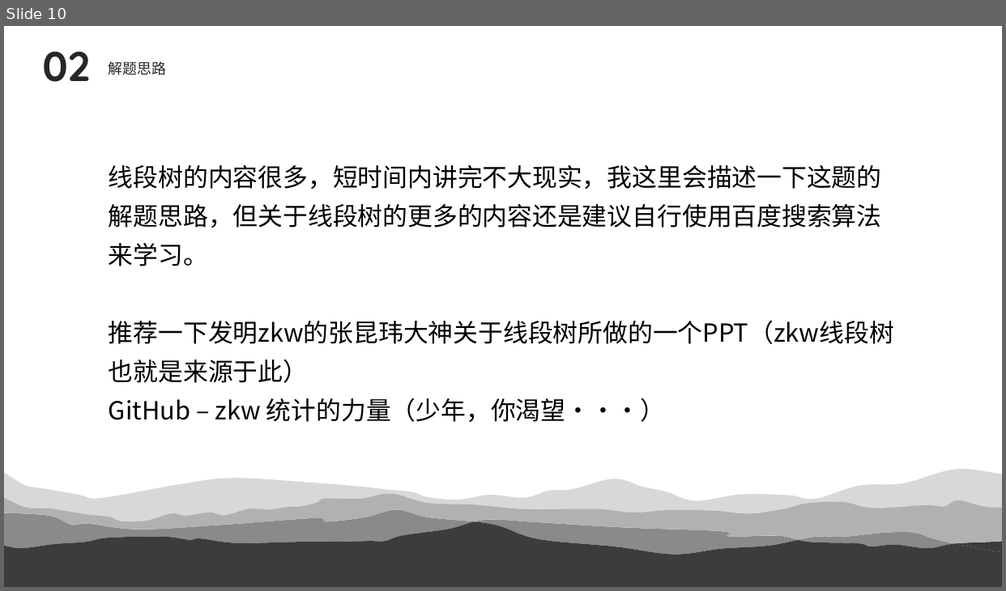
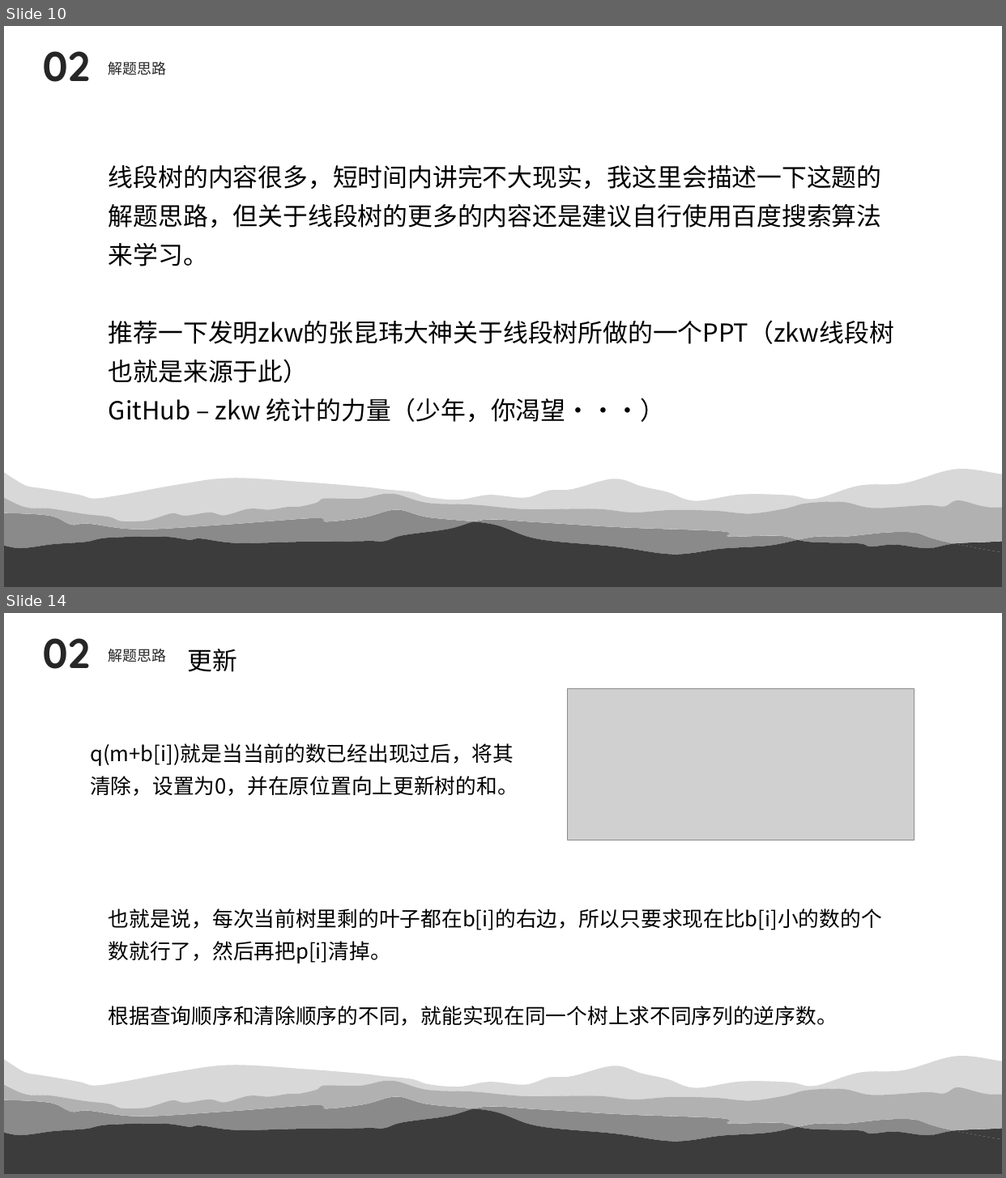
Before and after one commit to EventideX/Algorithm-and-Data-Structure, a slide deck: Assignment/5.2 bubble_sort/5.2 Bubble Sort 解题报告.ppt. Shown one above the other, each under a label of ours: slide 10 before the commit, slides 10 and 14 after it; the slides between them are not shown. The pictures are 1006x591 and 1006x1178 pixels, drawn with LibreOffice and Linux fonts; fonts in the diff are those of the drawing; grey boxes stand for pictures. Boxes give left, top, right and bottom in pixels: in the first picture for what was removed or moved away, otherwise in the second. Text is boxed around its words. In the diff, an @@ line names an element or a change of style, - is before the commit and + after.

```diff
--- a/Assignment/5.2 bubble_sort/5.2 Bubble Sort 解题报告.ppt
+++ b/Assignment/5.2 bubble_sort/5.2 Bubble Sort 解题报告.ppt
@@ slide 14 added at box(4, 613, 1002, 1174), background #FFFFFF; not listed: 7 template elements that a slide beside it also shows @@
@@ text added at box(42, 638, 90, 669), 40 pt, text #262626, bold @@
+02
@@ text added at box(108, 649, 167, 662), 14 pt, text #262626 @@
+解题思路
@@ text added at box(188, 649, 238, 672), 24 pt, text #000000 @@
+更新
@@ picture added at box(567, 688, 914, 840) @@
@@ text added at box(90, 743, 518, 796), 20 pt, text #000000 @@
+q(m+b[i])就是当当前的数已经出现过后，将其清除，设置为0，并在原位置向上更新树的和。
@@ text added at box(108, 909, 882, 1026), 20 pt, text #000000 @@
+也就是说，每次当前树里剩的叶子都在b[i]的右边，所以只要求现在比b[i]小的数的个数就行了，然后再把p[i]清掉。
+根据查询顺序和清除顺序的不同，就能实现在同一个树上求不同序列的逆序数。
```
Also in this commit, not shown: 3 other slides added, 2 other files.
